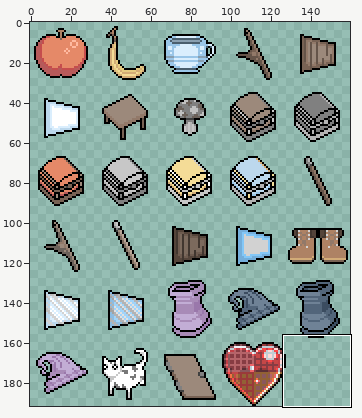
File history of a sprite sheet, Game1/Content/img/icons_32.png. The picture above shows the old version from afar; the outline marks the close-up.
Close-up. Earlier state:
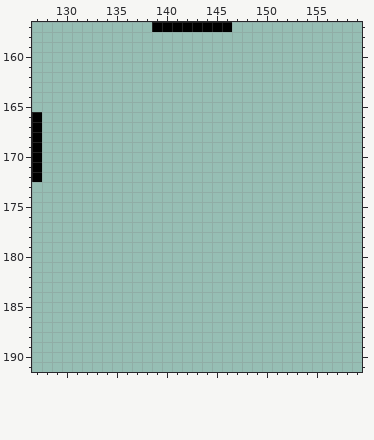
The file is 160x192 pixels. Colours within 5 levels of each other are drawn and written as one. Shown: x 127..159, y 157..191.
After:
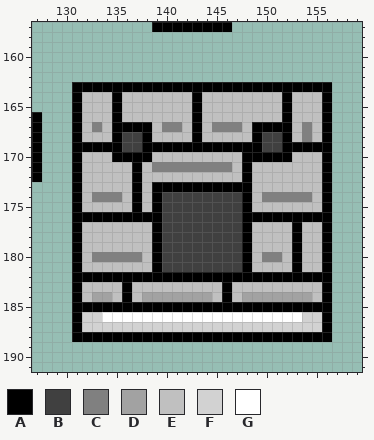
Palette (. is transparent): A #000000  B #404040  C #808080  D #a2a2a2  E #c0c0c0  F #d2d2d2  G #ffffff
From old to new:
y 163: x 131..156 .......................... -> AAAAAAAAAAAAAAAAAAAAAAAAAA
y 164..166: x 131..156 .......................... -> AEEEAEEEEEEEAEEEEEEEEAEEEA
y 167: x 131..156 .......................... -> AECEAAAAECCEAECCCEAAAAECEA
y 168: x 131..156 .......................... -> AEEEABBAEEEEAEEEEEABBAECEA
y 169: x 131..156 .......................... -> AAAAABBAAAAAAAAAAAABBAAAAA
y 170: x 131..156 .......................... -> AEEEAAAAEEEEEEEEEAAAAAEEEA
y 171: x 131..156 .......................... -> AEEEEEAECCCCCCCCEAEEEEEEEA
y 172: x 131..156 .......................... -> AEEEEEAEEEEEEEEEEAEEEEEEEA
y 173: x 131..156 .......................... -> AEEEEEAEAAAAAAAAAAEEEEEEEA
y 174: x 131..156 .......................... -> AECCCEAEABBBBBBBBAECCCCCEA
y 175: x 131..156 .......................... -> AEEEEEAEABBBBBBBBAEEEEEEEA
y 176: x 131..156 .......................... -> AAAAAAAAABBBBBBBBAAAAAAAAA
y 177..179: x 131..156 .......................... -> AEEEEEEEABBBBBBBBAEEEEAEEA
y 180: x 131..156 .......................... -> AECCCCCEABBBBBBBBAECCEAEEA
y 181: x 131..156 .......................... -> AEEEEEEEABBBBBBBBAEEEEAEEA
y 182: x 131..156 .......................... -> AAAAAAAAAAAAAAAAAAAAAAAAAA
y 183: x 131..156 .......................... -> AEEEEAEEEEEEEEEAEEEEEEEEEA
y 184: x 131..156 .......................... -> AEDDEAEDDDDDDDEAEDDDDDDDEA
y 185: x 131..156 .......................... -> AAAAAAAAAAAAAAAAAAAAAAAAAA
y 186: x 131..156 .......................... -> AFFGGGGGGGGGGGGGGGGGGGGFFA
y 187: x 131..156 .......................... -> AFFFFFFFFFFFFFFFFFFFFFFFFA
y 188: x 131..156 .......................... -> AAAAAAAAAAAAAAAAAAAAAAAAAA
Boxes around the changes in both close-ups, in picture pixels (x1, y1, x2, y2):
added: (72, 82, 332, 342)
